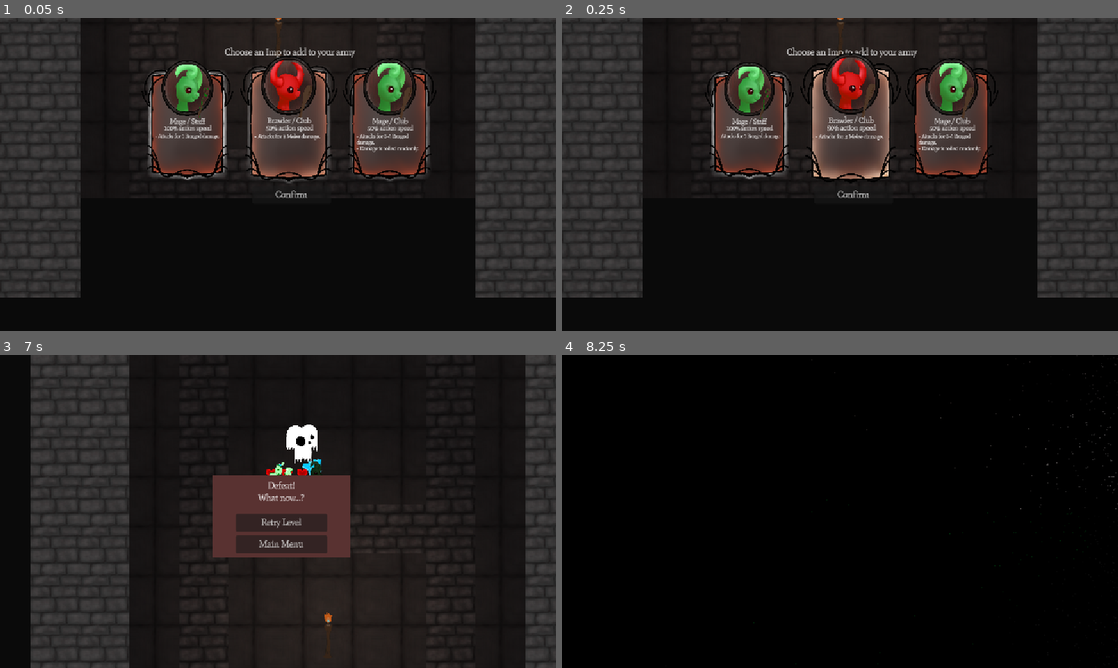
Above: before the commit, frames 1-4 (two rows, left to right).
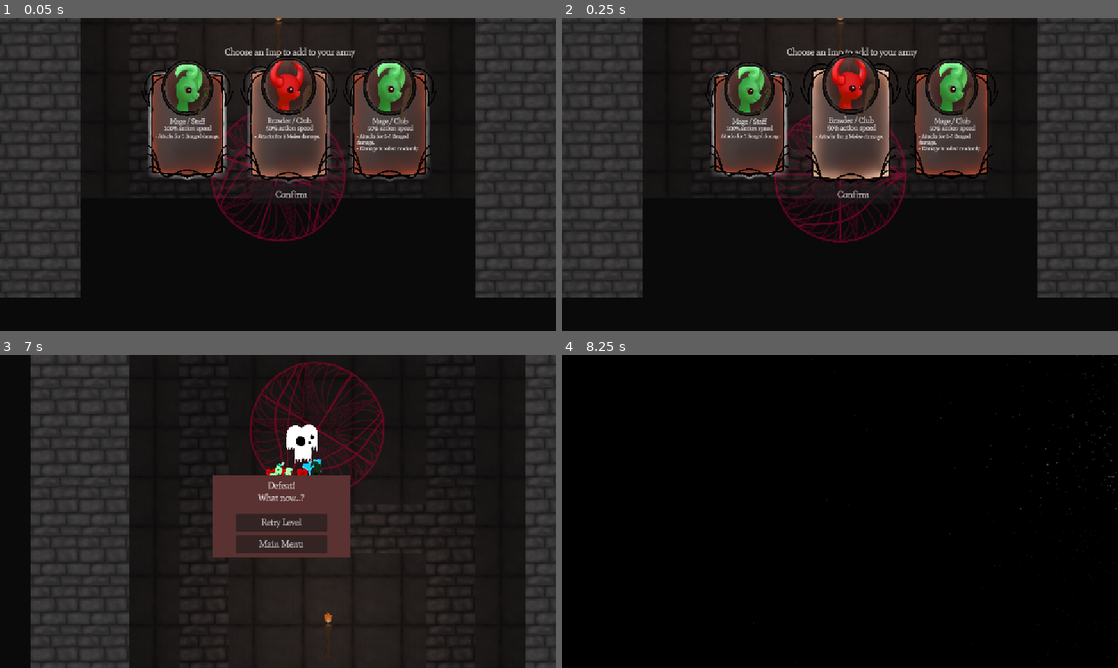
Above: after the commit, the same moments.

Repository: HoneyPony/impish-descent-future
Game: Godot game, scene res://levels/level3.tscn
Two runs of this game, one before a commit and one after it. Both use one fixed random seed, a clock stepped at 60 frames per second and the inputs below. This scene is started directly instead of the project's main scene.
Inputs (mouse positions are in pixels of both pictures, inside the frame that each line leads up to):
- Up to frame 1 (0.05 s): no input
- Up to frame 2 (0.25 s): no input
- Up to frame 3 (7 s): click "Confirm" at 0.5 s; click "Confirm" at 1.25 s; move the mouse to (278, 439) at 2.02 s; press the mouse at (278, 439) at 2.03 s; hold W (player_up) 2.03-3.53 s; move the mouse to (444, 558) at 2.77 s; release the mouse at (444, 558) at 2.78 s; click (444, 558) at 2.85 s; move the mouse to (111, 464) at 3.52 s; press the mouse at (111, 464) at 3.53 s; hold A (player_left) 3.53-5.03 s; move the mouse to (305, 511) at 4.27 s; release the mouse at (305, 511) at 4.28 s; click (305, 511) at 4.35 s; move the mouse to (194, 433) at 5.02 s; press the mouse at (194, 433) at 5.03 s; hold S (player_down) 5.03-5.78 s; move the mouse to (400, 495) at 5.77 s; release the mouse at (400, 495) at 5.78 s; hold D (player_right) 5.78-6.53 s; click (400, 495) at 5.85 s; move the mouse to (166, 527) at 6.52 s; press the mouse at (166, 527) at 6.53 s; hold W (player_up) from 6.53 s (still down)
- Up to frame 4 (8.25 s): release W (player_up) at 7.25 s; release the mouse at (728, 527) at 7.25 s; click "Retry Level" at 7.25 s; click "Confirm" at 8 s

The runs differ from the first frame. In frame 1, 1.7% of the frame differs, in the area x 38-63%, y 30-72%; in frame 2, 1.7%; in frame 3, 2.5%, in the area x 44-70%, y 2-43%; in frame 4, nothing differs.

Commit message:
Ipmprovements to reseurrections

Diff:
--- a/enemies/simple_ghost_anim.tscn
+++ b/enemies/simple_ghost_anim.tscn
@@ -358,7 +358,7 @@
 [node name="tail" type="Bone2D" parent="skeleton/root/tail"]
 position = Vector2(7, 36)
 rotation = 6.2592
-scale = Vector2(0.999998, 0.999998)
+scale = Vector2(0.999997, 0.999997)
 rest = Transform2D(1, 0, 0, 1, 7, 36)
 
 [node name="tail" type="Bone2D" parent="skeleton/root/tail/tail"]
--- a/players/imp_formation.gd
+++ b/players/imp_formation.gd
@@ -27,13 +27,21 @@
 	# This is probably not even what we want...
 	var pos = Vector2.ZERO
 	var players = get_tree().get_nodes_in_group("Players")
+	var contributing_players = 0
 	for player in players:
-		# Get the player's target position
-		var target = global_transform * player.formation_position
-		# Compute the player's 'where should we be for this to be neutral' target
-		var our_rel_pos: Vector2 = player.global_position + global_position - target
-		pos += our_rel_pos
-	pos /= players.size()
+		if player.is_in_formation:
+			# Get the player's target position
+			var target = global_transform * player.formation_position
+			# Compute the player's 'where should we be for this to be neutral' target
+			var our_rel_pos: Vector2 = player.global_position + global_position - target
+			pos += our_rel_pos
+
+			contributing_players += 1
+	if contributing_players == 0:
+		pos = global_position
+	else:
+		pos /= contributing_players
+
 
 
 
--- a/players/player.gd
+++ b/players/player.gd
@@ -33,6 +33,14 @@
 var damage_mode: DamageMode = DamageMode.Fixed
 
 var is_dead: bool = false
+
+## Whether this imp is currently in the formation.
+##
+## When an imp is resurrected, it isn't in the formation until it gets back
+## inside the circle.
+var is_in_formation: bool = true
+
+const FORMATION_RADIUS = 512 * 0.7 * 0.5
 
 # We need to reset this each time we melee swing due to the possibility of buffs.
 # (too stateful, I guess...)
@@ -479,6 +487,7 @@
 		return
 
 	if is_dead:
+		is_in_formation = false
 		player_anim.update_tree(0.0, true)
 		return
 
@@ -705,6 +714,10 @@
 
 	# move_target += target_noise
 
+	# Track whether we got back to the formation
+	if global_position.distance_squared_to(formation.global_position) < FORMATION_RADIUS * FORMATION_RADIUS:
+		is_in_formation = true
+
 	move_target = GS.get_nav_move_target(global_position, move_target)
 	var vel = (move_target - global_position) * 5.0
 
@@ -939,6 +952,9 @@
 	item.position = item_rest.position
 	# We will stop doing stuff till we're resurrected
 	is_dead = true
+	# We are not part of the formation anymore, and we won't be when we
+	# respawn, until we get back there
+	is_in_formation = false
 	# TODO Show a "dead" sprite
 
 func add_buff(buff: GS.Buff):
